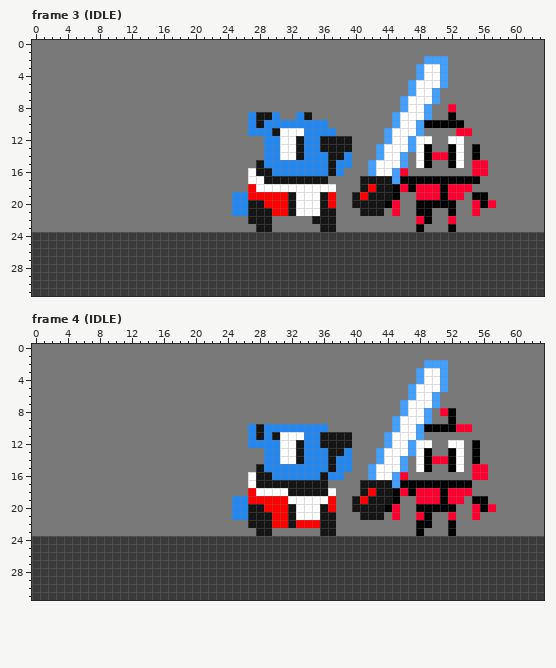
One commit to this pixel-art file: Assets/Aseprite/player.aseprite. The first picture shows the starting point.
64x32 pixels, 24 frames. Shown: frame 3 (IDLE), frame 4 (IDLE). The commit also changed other frames, which this record leaves out.
The same view after the edit:
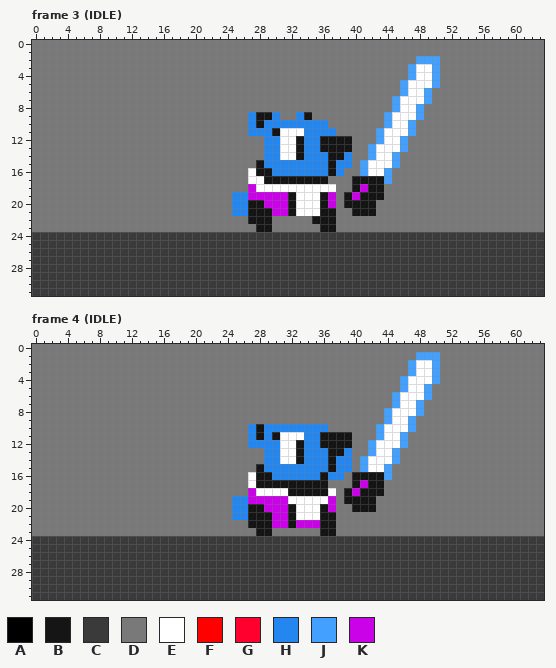
Palette (. is transparent): A #000000  B #151515  C #3a3a3a  D #797979  E #ffffff  F #ff0000  G #ff002e  H #2387ef  J #44a0ff  K #c902e8
The author wrote: Walk Animation
Edits made:
layer "ant" now hidden
Frame 3 (IDLE):
y 2: x 48 D -> J; x 51 J -> D
y 3..4: x 47..48 DJ -> JE; x 50..51 EJ -> JD
y 5: x 46..47 DJ -> JE; x 50..51 EJ -> JD
y 6: x 46..47 DJ -> JE; x 49..50 EJ -> JD
y 7: x 45..46 DJ -> JE; x 49..50 EJ -> JD
y 8: x 45..46 DJ -> JE; x 48..49 EJ -> JD; x 52 G -> D
y 9: x 44..45 DJ -> JE; x 48..49 EJ -> JD; x 52 A -> D
y 10: x 44..45 DJ -> JE; x 47..53 EJAAAAA -> JDDDDDD
y 11: x 43..44 DJ -> JE; x 47..48 EJ -> JD; x 53..54 GG -> DD
y 12: x 43..44 DJ -> JE; x 46..49 EJEE -> JDDD; x 52..53 EE -> DD
y 13: x 42..43 DJ -> JE; x 46..49 EJEA -> JDDD; x 52..53 AE -> DD; x 55 A -> D
y 14: x 42..43 DJ -> JE; x 45..46 EJ -> JD; x 48..53 EAGGAE -> DDDDDD; x 55 A -> D
y 15: x 41..42 DJ -> JE; x 45..46 EJ -> JD; x 48..49 EA -> DD; x 52..53 AE -> DD; x 55..56 GG -> DD
y 16: x 41..42 DJ -> JE; x 44..46 EJG -> JDD; x 55..56 GG -> DD
y 17: x 40 D -> B; x 44..55 BJAAAAAAAAAA -> JDDDDDDDDDDD
y 18: x 27 F -> K; x 40..42 DBF -> BKB; x 44..54 BAGAGGGAGGG -> DDDDDDDDDDD
y 19: x 27..31 FFFFF -> KKKKK; x 37 F -> K; x 39..41 DBF -> BKB; x 44..45 BA -> DD; x 48..53 GGGAGG -> DDDDDD; x 55..56 AA -> DD
y 20: x 29..31 FFF -> KKK; x 37 F -> K; x 39 D -> B; x 43..45 BAG -> DDD; x 48..52 AAAAA -> DDDDD; x 55..57 GAG -> DDD
y 21: x 30..31 FF -> KK; x 40 D -> B; x 43 B -> D; x 45 G -> D; x 48..49 AA -> DD; x 52 A -> D; x 55 G -> D
y 22: x 48..49 GA -> DD; x 52 G -> D
y 23: x 48 A -> D; x 52 A -> D
Frame 4 (IDLE):
y 1: x 48..50 DDD -> JJJ
y 2: x 47..49 DDJ -> JEE; x 51 J -> D
y 3: x 47..48 DJ -> JE; x 50..51 EJ -> JD
y 4: x 46..48 DDJ -> JEE; x 50..51 EJ -> JD
y 5: x 46..47 DJ -> JE; x 49..51 EEJ -> JDD
y 6: x 45..47 DDJ -> JEE; x 49..50 EJ -> JD
y 7: x 45..46 DJ -> JE; x 48..50 EEJ -> JDD
y 8: x 44..46 DDJ -> JEE; x 48..49 EJ -> JD; x 51..52 GA -> DD
y 9: x 44..45 DJ -> JE; x 47..49 EEJ -> JDD; x 52 A -> D
y 10: x 43..45 DDJ -> JEE; x 47..54 EJAAAAGG -> JDDDDDDD
y 11: x 43..44 DJ -> JE; x 46..48 EEJ -> JDD
y 12: x 42..44 DDJ -> JEE; x 46..49 EJEE -> JDDD; x 52..53 EE -> DD; x 55 A -> D
y 13: x 42..43 DJ -> JE; x 45..49 EEJEA -> JDDDD; x 52..53 AE -> DD; x 55 A -> D
y 14: x 41..43 DDJ -> JEE; x 45..46 EJ -> JD; x 48..53 EAGGAE -> DDDDDD; x 55 A -> D
y 15: x 41..42 DJ -> JE; x 44..46 EEJ -> JDD; x 48..49 EA -> DD; x 52..53 AE -> DD; x 55..56 GG -> DD
y 16: x 40..46 DDJEEJG -> BBBBJDD; x 55..56 GG -> DD
y 17: x 40..41 DB -> BK; x 44..54 BJAAAAAAAAA -> DDDDDDDDDDD
y 18: x 27 F -> K; x 39..40 DD -> BK; x 42 F -> B; x 44..54 BAGAGGGAGGG -> DDDDDDDDDDD
y 19: x 27..31 FFFFF -> KKKKK; x 37 F -> K; x 39 D -> B; x 41 F -> B; x 43..45 BBA -> DDD; x 48..53 GGGAGG -> DDDDDD; x 55..56 AA -> DD
y 20: x 29..31 FFF -> KKK; x 37 F -> K; x 43..45 BAG -> DDD; x 48..52 AAAAA -> DDDDD; x 55..57 GAG -> DDD
y 21: x 30..31 FF -> KK; x 41..43 BBB -> DDD; x 45 G -> D; x 48..49 GA -> DD; x 52 G -> D; x 55 G -> D
y 22: x 30..31 FF -> KK; x 33..35 FFF -> KKK; x 48..49 AA -> DD; x 52 A -> D
y 23: x 48 A -> D; x 52 A -> D
